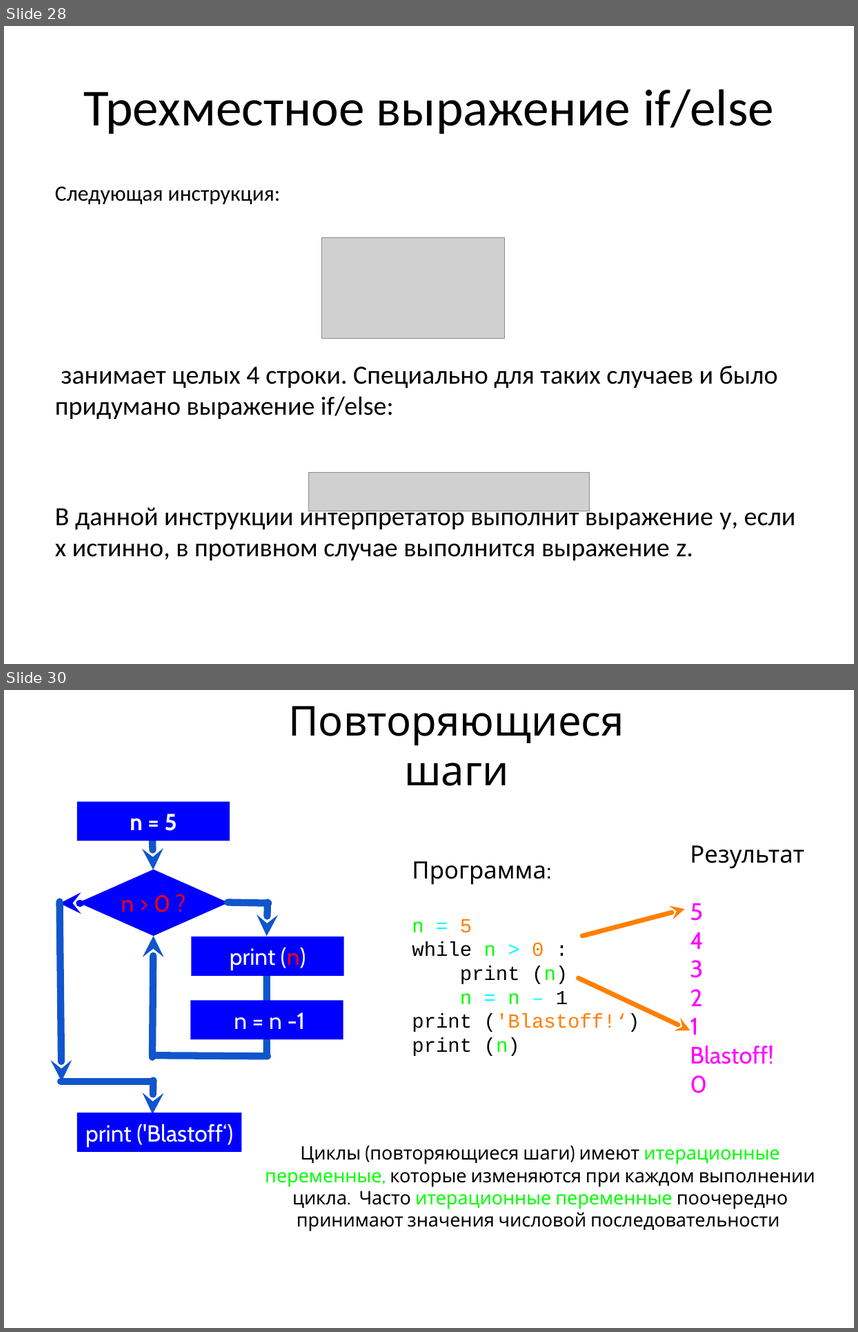
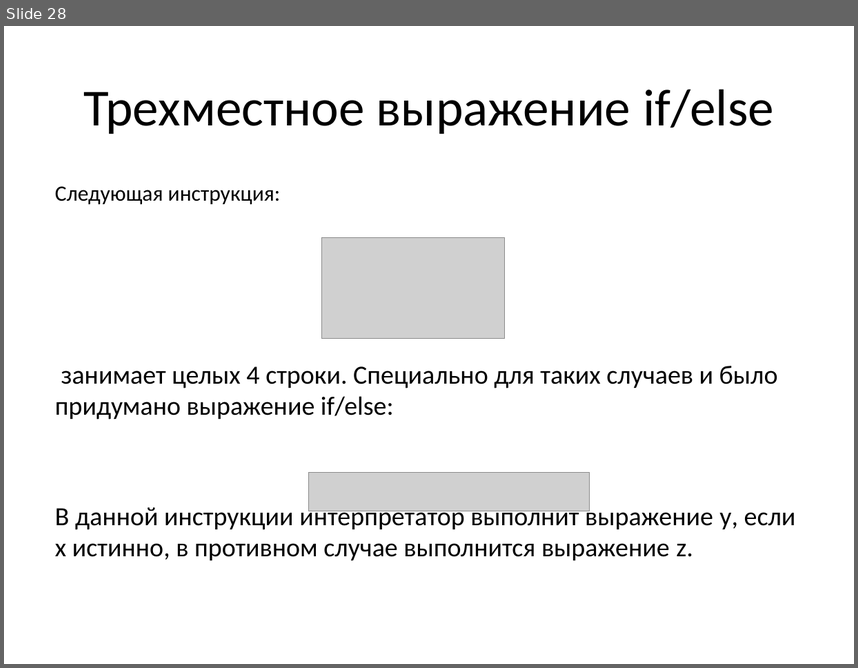
Before and after one commit to maxchv/LearnPython, a slide deck: week01/03.Conditions.pptx. Shown one above the other, each under a label of ours: slides 28 and 30 before the commit, slide 28 after it; the slides between them are not shown. The pictures are 858x1332 and 858x668 pixels, drawn with LibreOffice and Linux fonts; fonts in the diff are those of the drawing; grey boxes stand for pictures. Boxes give left, top, right and bottom in pixels: in the first picture for what was removed or moved away, otherwise in the second. Text is boxed around its words. In the diff, an @@ line names an element or a change of style, - is before the commit and + after.

```diff
--- a/week01/03.Conditions.pptx
+++ b/week01/03.Conditions.pptx
@@ slide 30 removed at bbox=[4, 690, 854, 1328], background #FFFFFF @@
@@ title removed at bbox=[288, 706, 624, 786] @@
-Повторяющиеся шаги
@@ rectangle removed at bbox=[77, 801, 230, 840] @@
-n = 5
@@ arrow removed from (153, 840) to (153, 869) @@
@@ text removed at bbox=[690, 845, 809, 1093] @@
-Результат:
-5
-4
-3
-2
-1
-Blastoff!
-0
@@ diamond removed at bbox=[79, 869, 229, 936] @@
-n > 0 ?
@@ text removed at bbox=[412, 861, 640, 1056] @@
-Программа:
-n = 5
-while n > 0 :
-print (n)
-n = n – 1
-print ('Blastoff!‘)
-print (n)
@@ text removed at bbox=[35, 894, 78, 896] @@
-Нет
@@ arrow removed from (59, 902) to (62, 1081) @@
@@ arrow removed from (81, 903) to (60, 903) @@
@@ line removed from (268, 903) to (228, 903) @@
@@ arrow removed from (268, 903) to (267, 936) @@
@@ arrow removed from (582, 936) to (685, 909) @@
@@ arrow removed from (153, 1057) to (154, 936) @@
@@ rectangle removed at bbox=[191, 936, 344, 976] @@
-print (n)
@@ line removed from (267, 946) to (267, 1055) @@
@@ arrow removed from (579, 978) to (690, 1030) @@
@@ rectangle removed at bbox=[191, 1000, 344, 1039] @@
-n = n -1
@@ line removed from (153, 1056) to (268, 1056) @@
@@ line removed from (61, 1081) to (153, 1081) @@
@@ arrow removed from (154, 1080) to (153, 1114) @@
@@ rectangle removed at bbox=[77, 1112, 242, 1152] @@
-print ('Blastoff‘)
@@ text removed at bbox=[265, 1145, 815, 1231] @@
-Циклы (повторяющиеся шаги) имеют итерационные переменные, которые изменяются при каждом выполнении цикла. Часто итерационные переменные поочередно принимают значения числовой последовательности.
```
Also in this commit, not shown: 16 other slides removed, 6 other files.
